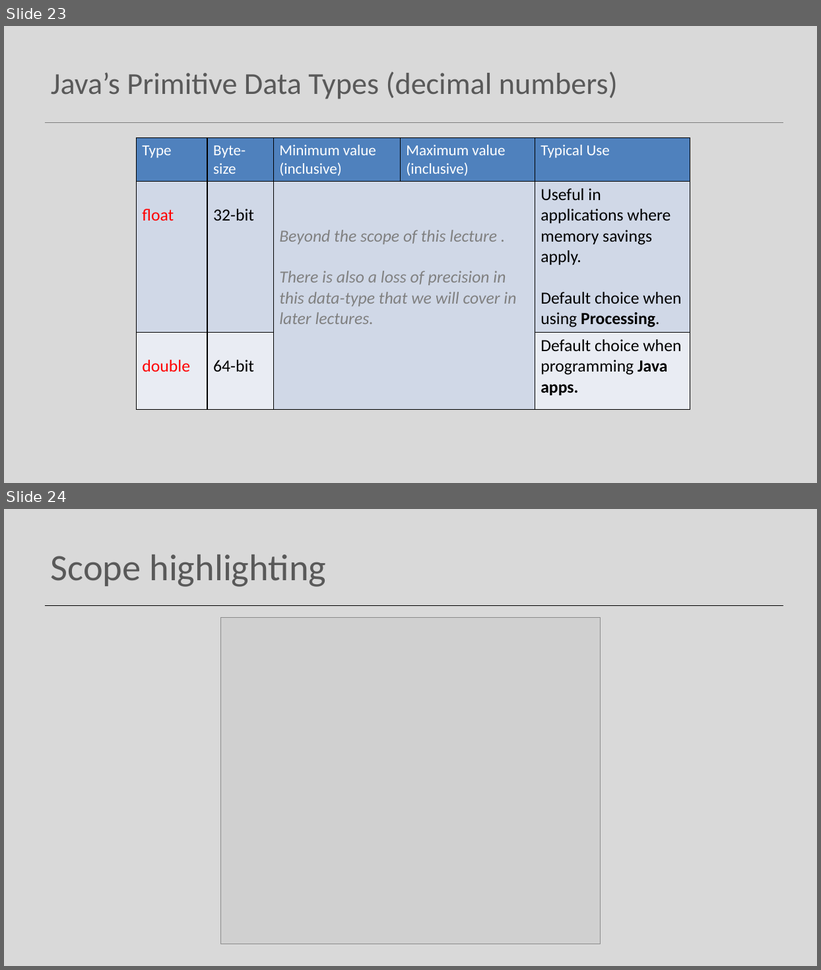
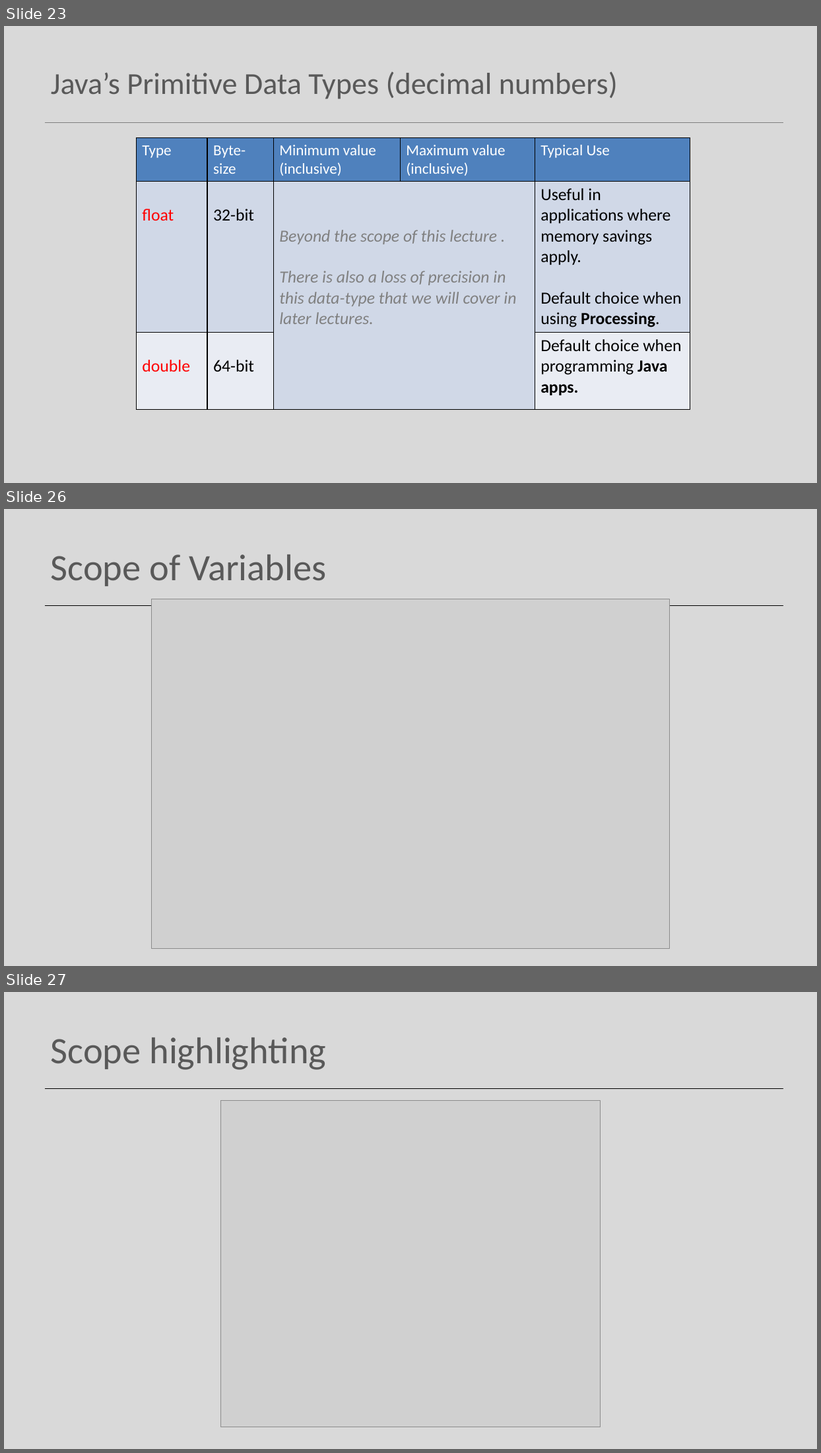
Before and after one commit to Programming-Fundamentals-SETU/prog-fund-1-sept-25, a slide deck: topic03-dataTypes-variables-and-expressions/unit-1/talk-1/a-data-types.pptx. Shown one above the other, each under a label of ours: slides 23 and 24 before the commit, slides 23, 26 and 27 after it; the slides between them are not shown. The pictures are 821x970 and 821x1453 pixels, drawn with LibreOffice and Linux fonts; fonts in the diff are those of the drawing; grey boxes stand for pictures. Boxes give left, top, right and bottom in pixels: in the first picture for what was removed or moved away, otherwise in the second. Text is boxed around its words. In the diff, an @@ line names an element or a change of style, - is before the commit and + after.

```diff
--- a/topic03-dataTypes-variables-and-expressions/unit-1/talk-1/a-data-types.pptx
+++ b/topic03-dataTypes-variables-and-expressions/unit-1/talk-1/a-data-types.pptx
@@ slide 26 added at [4, 509, 817, 966], background #D9D9D9; not listed: 1 template element that a slide beside it also shows @@
@@ title added at [51, 555, 326, 586], 44 pt, text #595959 @@
+Scope of Variables
@@ picture added at [152, 599, 670, 949] @@
@@ what was slide 24 is now slide 27 @@
```
Also in this commit, not shown: 8 slides changed, 4 other slides added, 2 slides removed, 19 other files.
